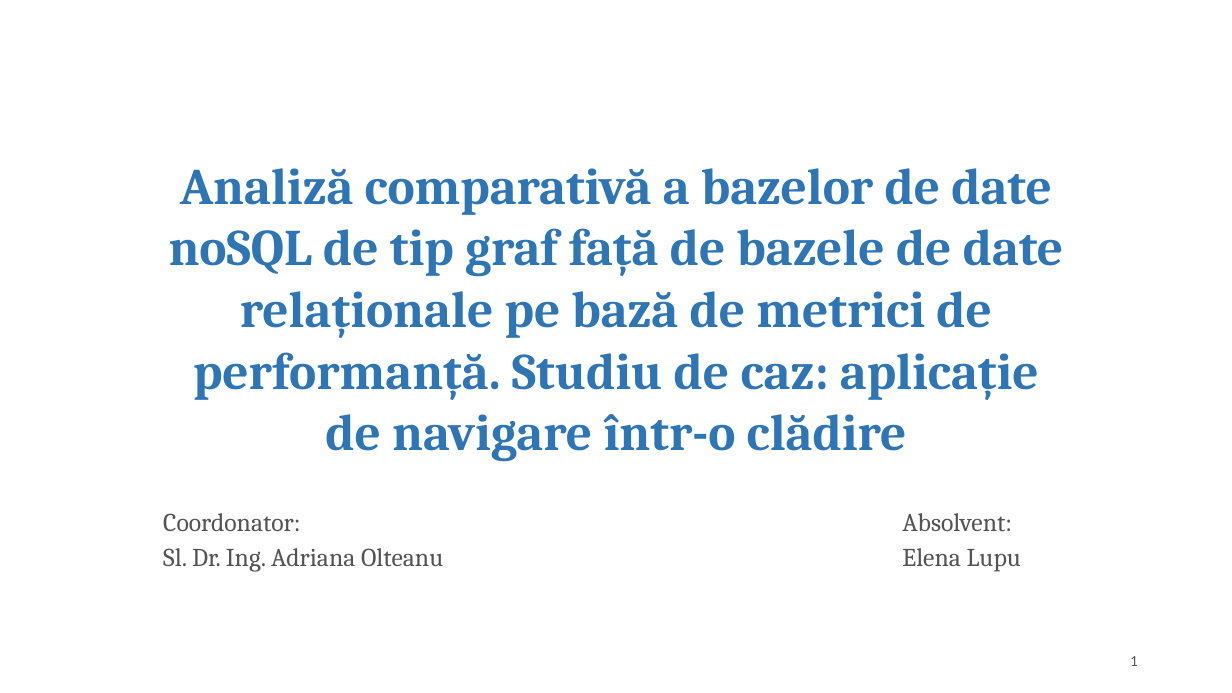
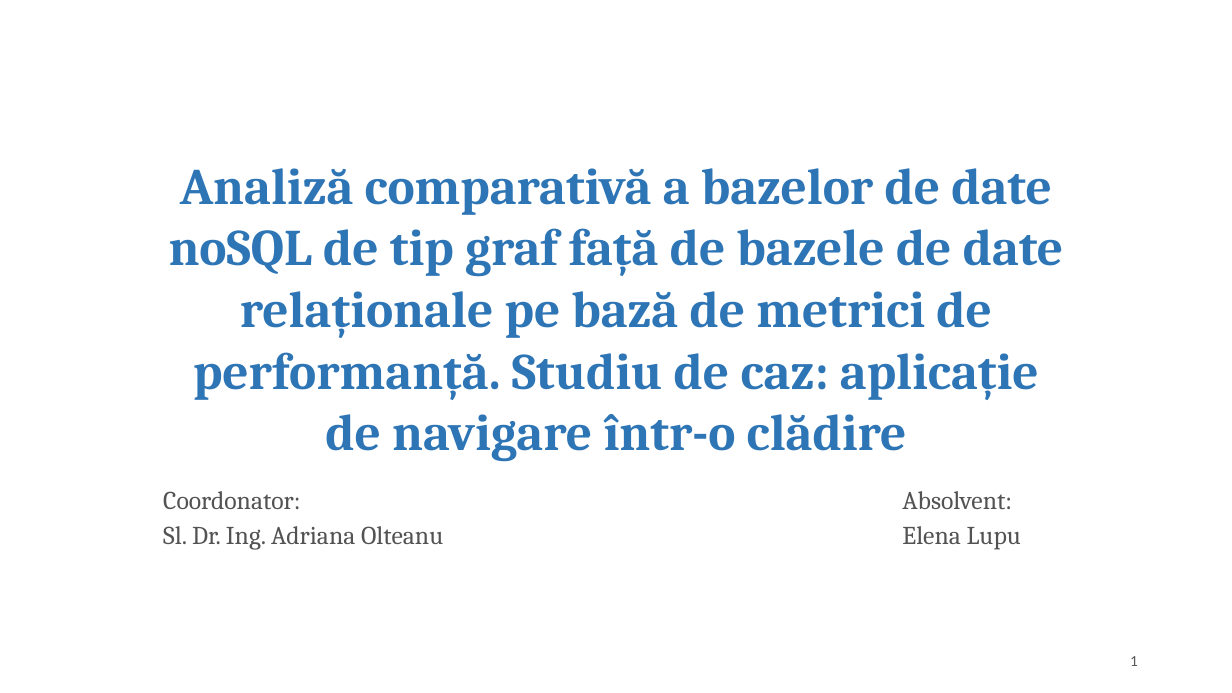
Before and after one commit to Elena-Lupu/GraphVsRDBMS_ArticleProject, a slide deck: slide 1 of Prezentare_LupuElena.pptx. Drawn at 1232x693 pixels with LibreOffice and Linux fonts; fonts in the diff are those of the drawing; background and template pictures are left out. Boxes give left, top, right and bottom in pixels: in the first picture for what was removed or moved away, otherwise in the second. Text is boxed around its words. In the diff, an @@ line names an element or a change of style, - is before the commit and + after.

```diff
--- a/Prezentare_LupuElena.pptx
+++ b/Prezentare_LupuElena.pptx
@@ subtitle "Coordonator: Absolvent:": place and size @@
-subtitle "Coordonator: Absolvent:" at [163,513,1021,572]
+subtitle "Coordonator: Absolvent:" at [163,491,1021,550]
```
Also in this commit, not shown: 12 other slides changed, 1 other file.
